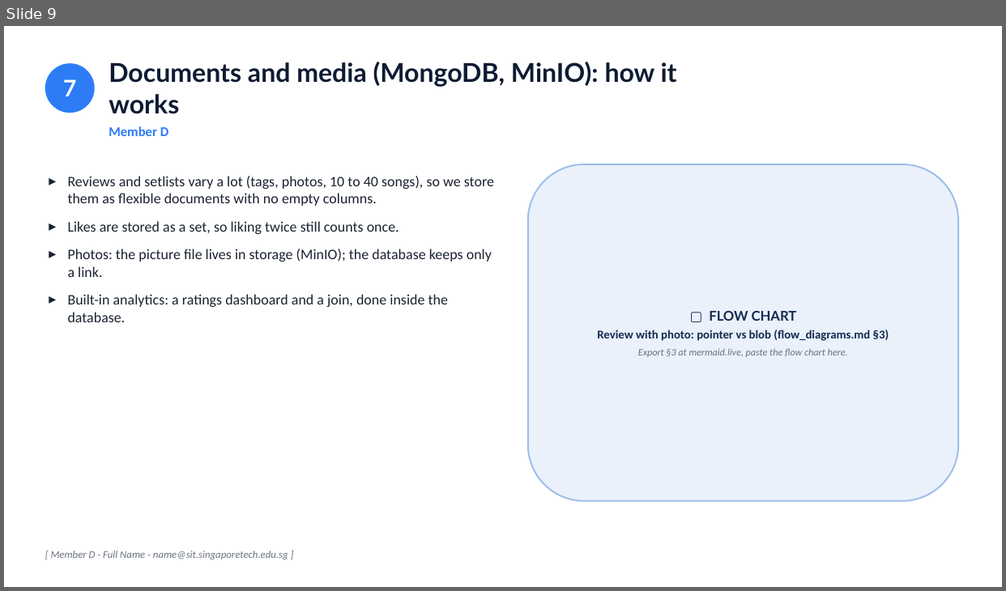
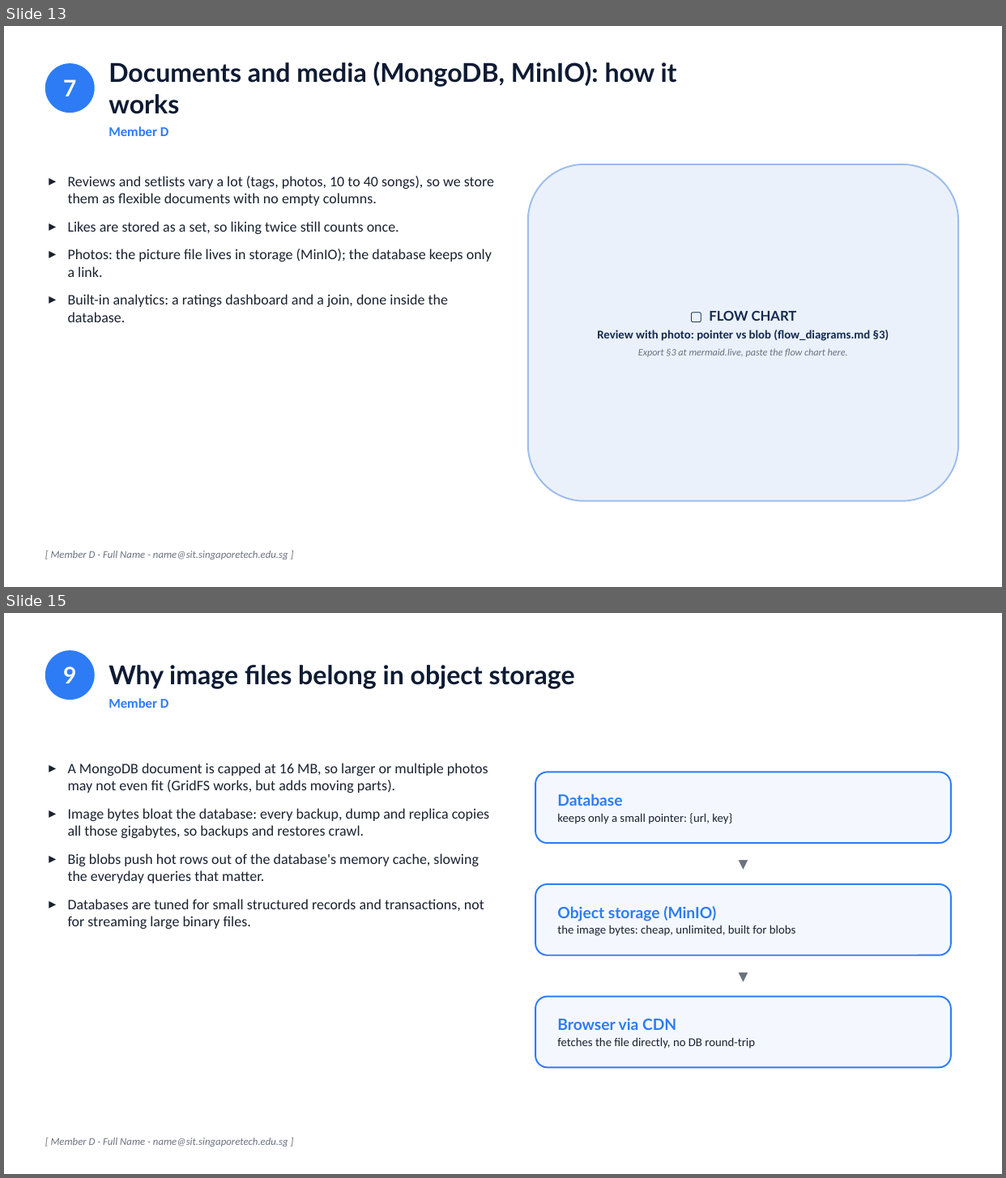
Before and after one commit to cthyuiii/GigTrack, a slide deck: GXX_Slides.pptx. Shown one above the other, each under a label of ours: slide 9 before the commit, slides 13 and 15 after it; the slides between them are not shown. The pictures are 1006x591 and 1006x1178 pixels, drawn with LibreOffice and Linux fonts; fonts in the diff are those of the drawing. Boxes give left, top, right and bottom in pixels: in the first picture for what was removed or moved away, otherwise in the second. Text is boxed around its words. In the diff, an @@ line names an element or a change of style, - is before the commit and + after.

```diff
--- a/GXX_Slides.pptx
+++ b/GXX_Slides.pptx
@@ slide 15 added at box(4, 613, 1002, 1174), background #FFFFFF @@
@@ ellipse added at box(45, 650, 95, 700), fill #2D7CF6, 22 pt, text #FFFFFF, bold @@
+9
@@ text added at box(108, 665, 575, 708), 25 pt, text #0E1B33, bold @@
+Why image files belong in object storage
+Member D
@@ text added at box(68, 763, 489, 929), 14 pt, text #1A2230 @@
+▸ A MongoDB document is capped at 16 MB, so larger or multiple photos may not even fit (GridFS works, but adds moving parts).
+▸ Image bytes bloat the database: every backup, dump and replica copies all those gigabytes, so backups and restores crawl.
+▸ Big blobs push hot rows out of the database's memory cache, slowing the everyday queries that matter.
+▸ Databases are tuned for small structured records and transactions, not for streaming large binary files.
@@ rounded rectangle added at box(535, 772, 951, 843), fill #F4F8FE, outline #2D7CF6 1.5 pt, 11.5 pt, text #1A2230 @@
+Database
+keeps only a small pointer: {url, key}
@@ text added at box(535, 842, 951, 886), 12 pt, text #6B7280 @@
+▼
@@ rounded rectangle added at box(535, 884, 951, 955), fill #F4F8FE, outline #2D7CF6 1.5 pt, 11.5 pt, text #1A2230 @@
+Object storage (MinIO)
+the image bytes: cheap, unlimited, built for blobs
@@ text added at box(535, 954, 951, 998), 12 pt, text #6B7280 @@
+▼
@@ rounded rectangle added at box(535, 996, 951, 1067), fill #F4F8FE, outline #2D7CF6 1.5 pt, 11.5 pt, text #1A2230 @@
+Browser via CDN
+fetches the file directly, no DB round-trip
@@ text added at box(51, 1138, 288, 1147), 10 pt, text #6B7280, italic @@
+[ Member D - Full Name - name@sit.singaporetech.edu.sg ]
@@ what was slide 9 is now slide 13 @@
```
Also in this commit, not shown: 4 slides changed, 8 other slides added, 1 slide removed, 18 other files.
